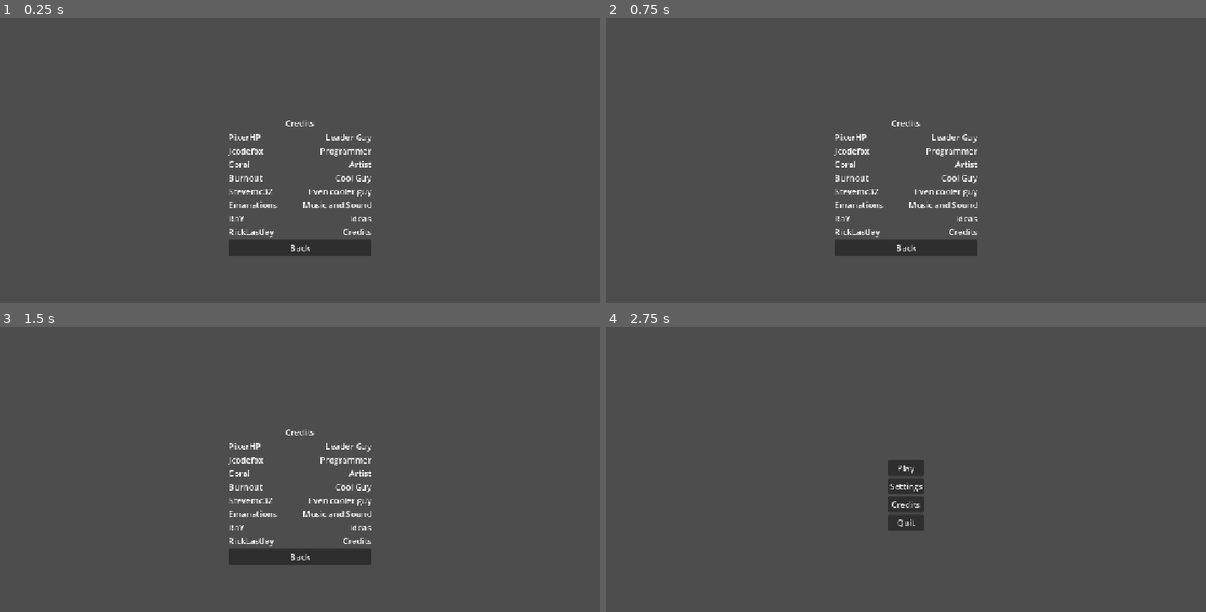
Above: before the commit, frames 1-4 (two rows, left to right).
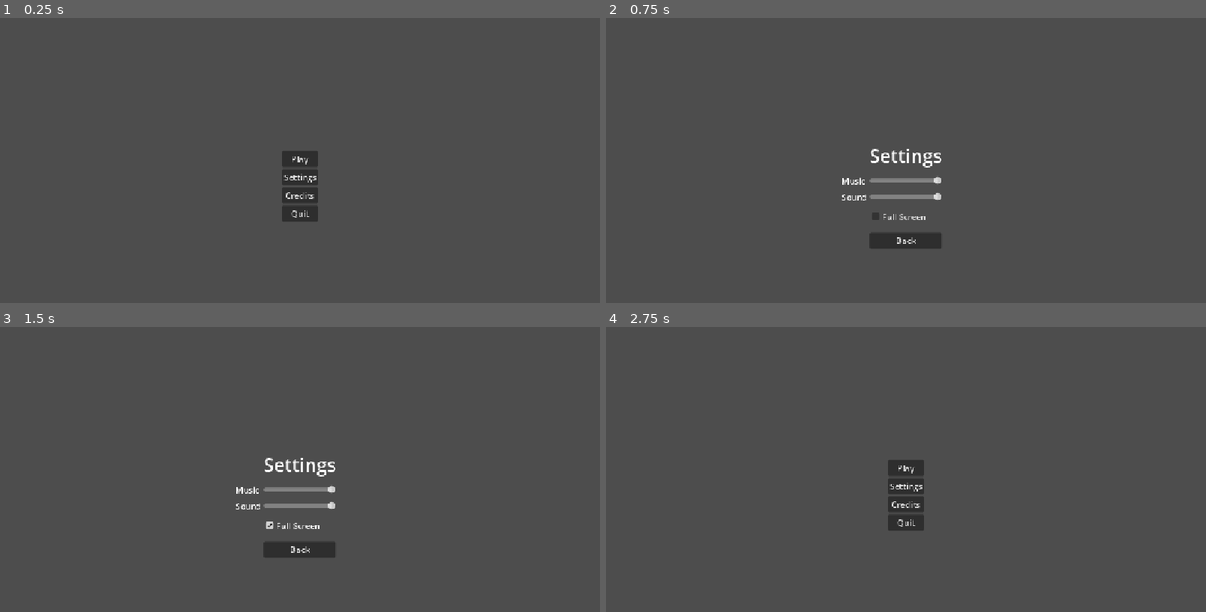
Above: after the commit, the same moments.

Repository: pixerhp/GMTK-2026
Game: Godot game, scene res://scenes/main_menu.tscn
The game is run twice, just before and just after one commit, with the same random seed, the same clock (stepped at 60 frames per second) and the same inputs. The engine's default icon, where the game draws it, is replaced by a stand-in: a white triangle on a blue panel in a dark square.
Inputs (mouse positions are in pixels of both pictures, inside the frame that each line leads up to):
- Up to frame 1 (0.25 s): no input
- Up to frame 2 (0.75 s): click (906, 177) at 0.5 s, where only the run after the commit has a clickable "Settings"
- Up to frame 3 (1.5 s): click (300, 526) at 1.25 s, where only the run after the commit has a clickable "Full Screen"
- Up to frame 4 (2.75 s): click "Back" at 2 s

The runs differ from the first frame. In frame 1, 3.7% of the frame differs, in the area x 38-62%, y 35-84%; in frame 2, 3.2%; in frame 3, 3.2%; in frame 4, nothing differs.

Commit message:
Fixed settings label

Diff:
--- a/scenes/main_menu.tscn
+++ b/scenes/main_menu.tscn
@@ -13,7 +13,6 @@
 script = ExtResource("1_bqqt6")
 
 [node name="MainMenuVBox" type="VBoxContainer" parent="." unique_id=1235927817]
-visible = false
 layout_mode = 1
 anchors_preset = 8
 anchor_left = 0.5
@@ -52,6 +51,7 @@
 offset_bottom = 3.0
 
 [node name="CreditsVBox" type="VBoxContainer" parent="." unique_id=1311366397]
+visible = false
 layout_mode = 1
 anchors_preset = 8
 anchor_left = 0.5
--- a/scenes/settings.tscn
+++ b/scenes/settings.tscn
@@ -10,16 +10,6 @@
 grow_horizontal = 2
 grow_vertical = 2
 script = ExtResource("1_5p8wc")
-
-[node name="RichTextLabel" type="RichTextLabel" parent="." unique_id=186265047]
-layout_mode = 0
-offset_left = 500.0
-offset_top = 177.0
-offset_right = 650.0
-offset_bottom = 227.0
-theme_override_font_sizes/normal_font_size = 36
-text = "Settings"
-fit_content = true
 
 [node name="SettingsVBox" type="VBoxContainer" parent="." unique_id=496854380]
 layout_mode = 1
@@ -36,8 +26,15 @@
 grow_vertical = 2
 theme_override_constants/separation = 15
 
+[node name="Label" type="Label" parent="SettingsVBox" unique_id=343952041]
+layout_mode = 2
+theme_override_font_sizes/font_size = 36
+text = "Settings"
+horizontal_alignment = 1
+
 [node name="MusicSlider" type="HSlider" parent="SettingsVBox" unique_id=1926606127]
 layout_mode = 2
+value = 100.0
 
 [node name="MusicLabel" type="Label" parent="SettingsVBox/MusicSlider" unique_id=976721949]
 layout_mode = 0
@@ -49,6 +46,7 @@
 
 [node name="SoundSlider" type="HSlider" parent="SettingsVBox" unique_id=883537972]
 layout_mode = 2
+value = 100.0
 
 [node name="SoundLabel" type="Label" parent="SettingsVBox/SoundSlider" unique_id=2136810285]
 layout_mode = 0
